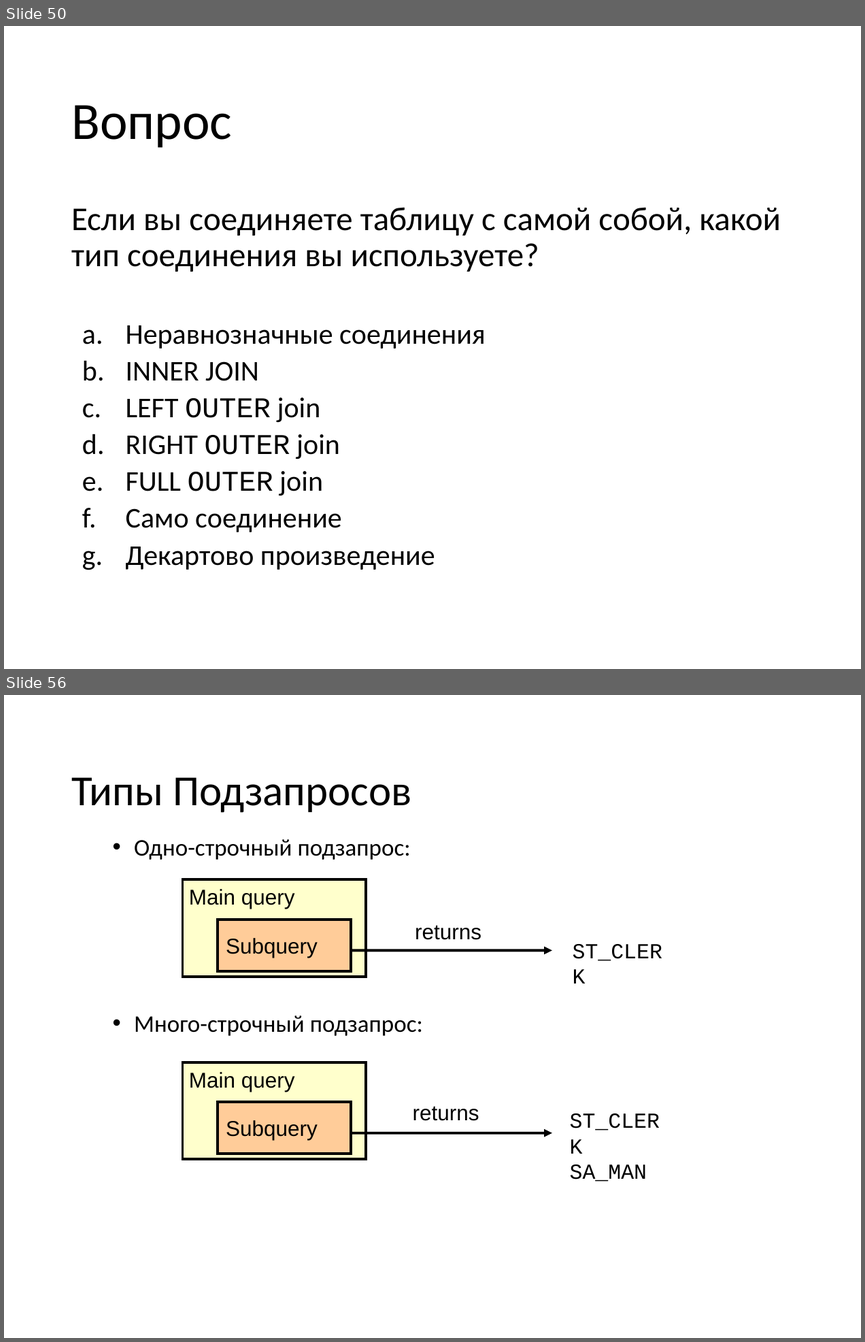
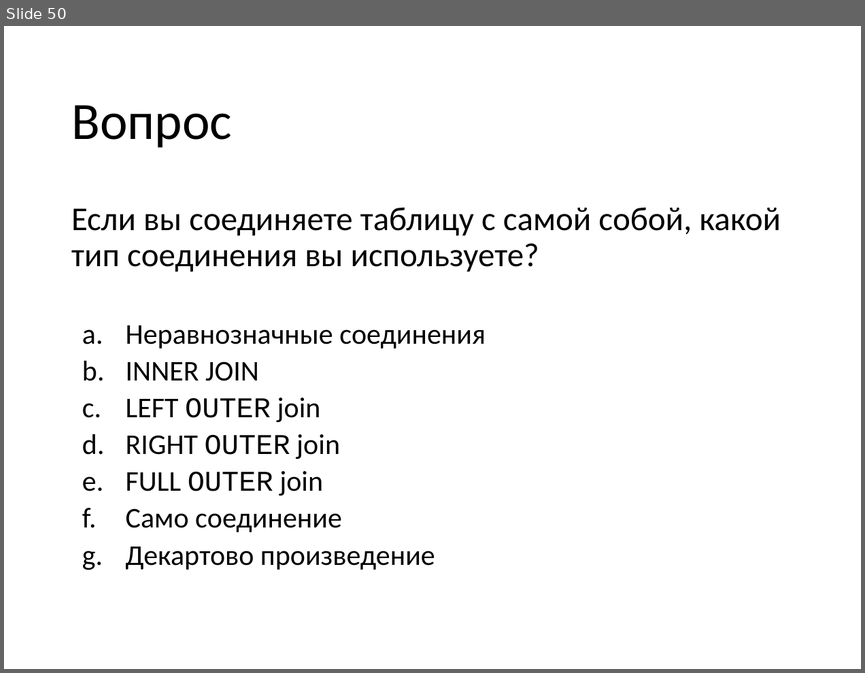
Before and after one commit to andreyzhurlov/ais_sql_hive_course_2, a slide deck: lecture_03/03_SQL_функции_и_соединения.pptx. Shown one above the other, each under a label of ours: slides 50 and 56 before the commit, slide 50 after it; the slides between them are not shown. The pictures are 865x1342 and 865x673 pixels, drawn with LibreOffice and Linux fonts; fonts in the diff are those of the drawing. Boxes give left, top, right and bottom in pixels: in the first picture for what was removed or moved away, otherwise in the second. Text is boxed around its words. In the diff, an @@ line names an element or a change of style, - is before the commit and + after.

```diff
--- a/lecture_03/03_SQL_функции_и_соединения.pptx
+++ b/lecture_03/03_SQL_функции_и_соединения.pptx
@@ slide 56 removed at box(4, 695, 861, 1338), background #FFFFFF @@
@@ title removed at box(71, 777, 411, 813) @@
-Типы Подзапросов
@@ text removed at box(134, 839, 423, 1036) @@
-  • Одно-строчный подзапрос:
-  • Много-строчный подзапрос:
@@ rectangle removed at box(182, 879, 366, 976) @@
@@ text removed at box(189, 889, 295, 909) @@
-Main query
@@ rectangle removed at box(218, 919, 351, 971) @@
-Subquery
@@ text removed at box(415, 925, 481, 940) @@
-returns
@@ arrow removed from (352, 950) to (552, 950) @@
@@ text removed at box(572, 944, 662, 961) @@
-ST_CLERK
@@ rectangle removed at box(182, 1062, 366, 1159) @@
@@ text removed at box(189, 1072, 295, 1091) @@
-Main query
@@ rectangle removed at box(218, 1102, 351, 1153) @@
-Subquery
@@ text removed at box(413, 1106, 479, 1121) @@
-returns
@@ text removed at box(570, 1113, 660, 1181) @@
-ST_CLERK
-SA_MAN
@@ arrow removed from (352, 1133) to (552, 1133) @@
```
Also in this commit, not shown: 16 other slides removed, 2 other files.
